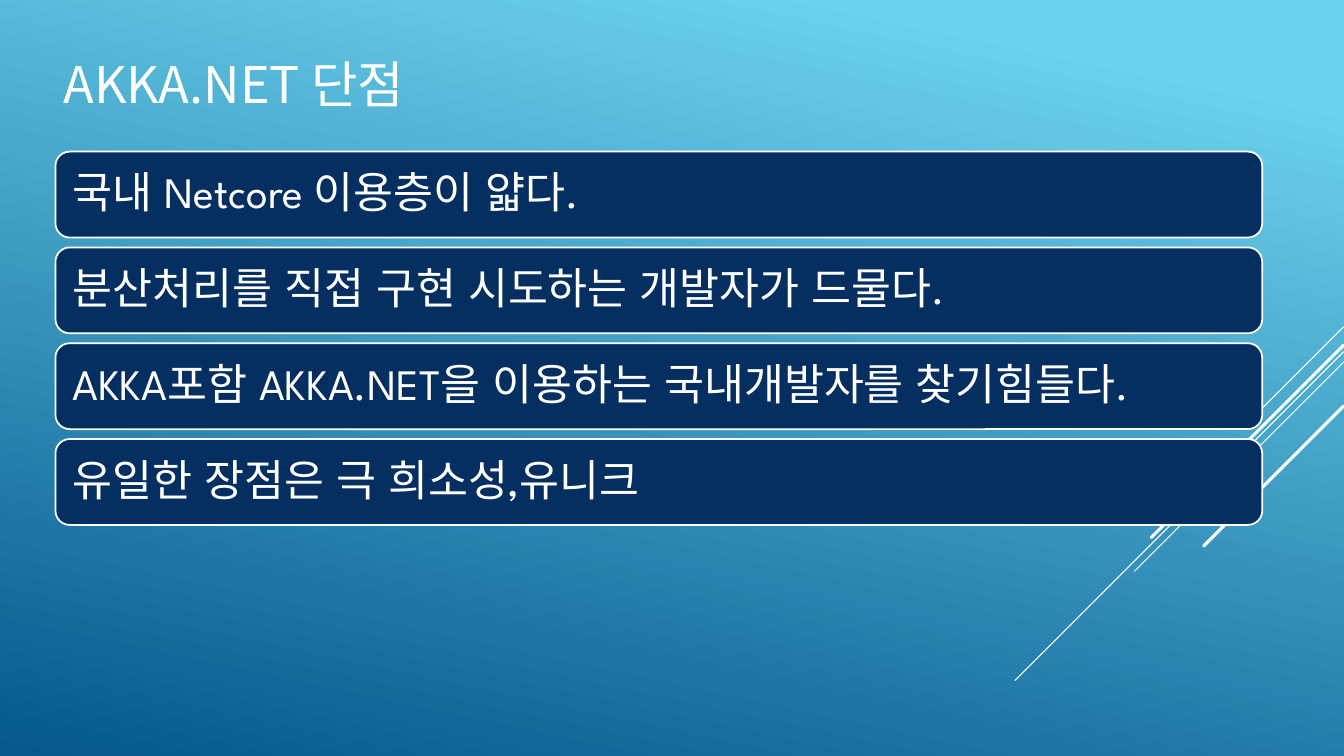
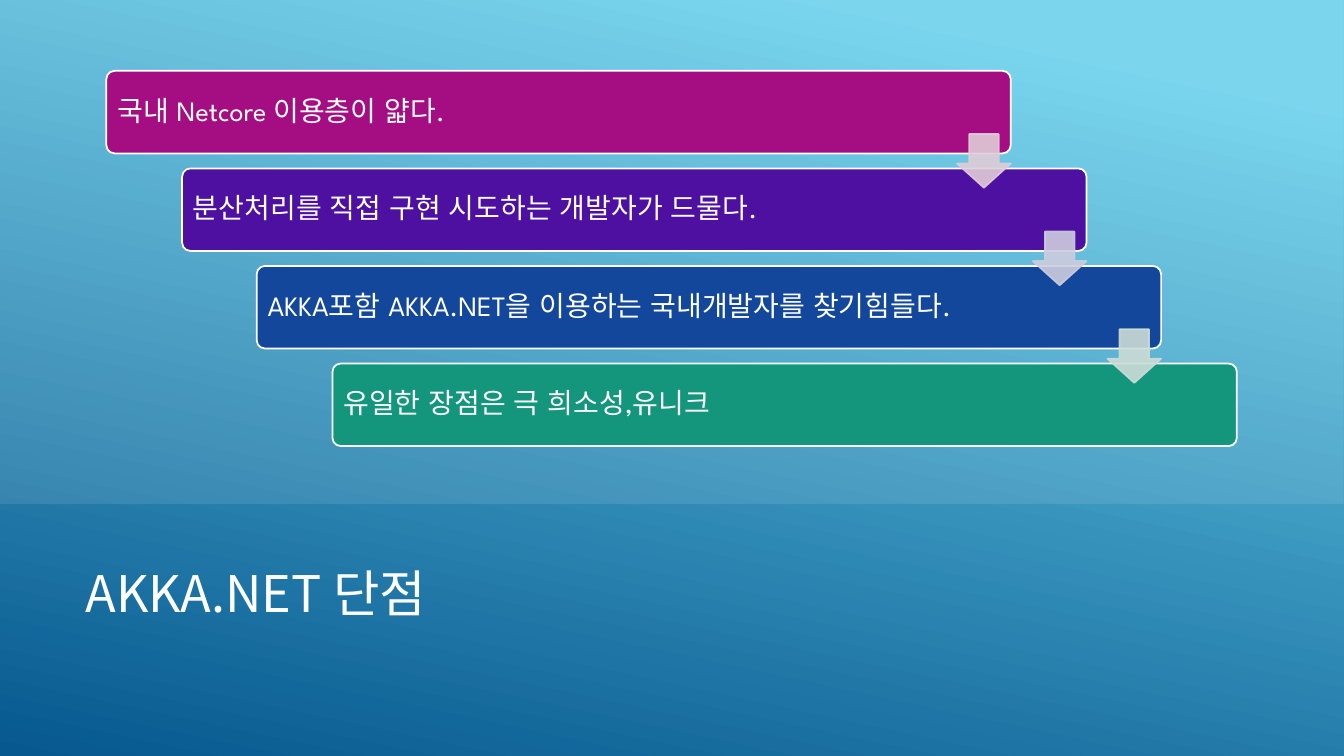
Before and after one commit to psmon/AkkaForNetCore, a slide deck: slide 6 of Doc/AKKA Introduce.pptx. Drawn at 1344x756 pixels with LibreOffice and Linux fonts; fonts in the diff are those of the drawing. Boxes give left, top, right and bottom in pixels: in the first picture for what was removed or moved away, otherwise in the second. Text is boxed around its words. In the diff, an @@ line names an element or a change of style, - is before the commit and + after.

```diff
--- a/Doc/AKKA Introduce.pptx
+++ b/Doc/AKKA Introduce.pptx
@@ background gradient #6ED2EB to #06588E to #FFFFFF @@
@@ rectangle added at [0,0,1344,756], fill gradient #6ED2EB to #06588E @@
@@ snip diag rect added at [0,0,1344,504], fill #FFFFFF at 10% opacity @@
@@ size 31 to 20 pt; less space between paragraphs in 4 elements at [268,292,951,319], [343,390,710,417], [193,195,757,221], [117,97,444,124] @@
@@ text "국내 Netcore 이용층이 얇다.": place and size @@
-text "국내 Netcore 이용층이 얇다." at [73,172,579,212]
+text "국내 Netcore 이용층이 얇다." at [117,97,444,124]
@@ rounded rectangle: place and size @@
-rounded rectangle at [55,151,1262,237]
+rounded rectangle at [182,168,1087,251]
@@ rounded rectangle at [182,168,1087,251]: fill #052F61 to #4D10A0; proportions changed @@
@@ text "분산처리를 직접 구현 시도하는 개발자가 ...": place and size @@
-text "분산처리를 직접 구현 시도하는 개발자가 ..." at [73,268,945,308]
+text "분산처리를 직접 구현 시도하는 개발자가 ..." at [193,195,757,221]
@@ rounded rectangle: place and size @@
-rounded rectangle at [55,247,1262,333]
+rounded rectangle at [257,266,1162,349]
@@ rounded rectangle at [257,266,1162,349]: fill #052F61 to #12479B; proportions changed @@
@@ text "AKKA포함 AKKA.NET을 이용하는 국내개발자를 찾기힘들다.": place and size @@
-text "AKKA포함 AKKA.NET을 이용하는 국내개발자를 찾기힘들다." at [73,363,1129,404]
+text "AKKA포함 AKKA.NET을 이용하는 국내개발자를 찾기힘들다." at [268,292,951,319]
@@ line (1344, 327) - (1243, 427): stroke #FFFFFF 0.75 pt to #000000 0.75 pt @@
@@ rounded rectangle removed at [55,344,1262,430] @@
@@ line (1344, 352) - (1015, 681): stroke #FFFFFF 0.75 pt to #000000 0.75 pt @@
@@ group added at [107,71,1237,447]: 3 down arrows, 2 rounded rectangles @@
@@ line (1344, 345) - (1151, 537): stroke #FFFFFF 2.25 pt to #000000 2.25 pt @@
@@ text "유일한 장점은 극 희소성,유니크": place and size @@
-text "유일한 장점은 극 희소성,유니크" at [73,460,639,501]
+text "유일한 장점은 극 희소성,유니크" at [343,390,710,417]
@@ line (1344, 362) - (1134, 572): stroke #FFFFFF 0.75 pt to #000000 0.75 pt @@
@@ line (1344, 406) - (1204, 546): stroke #FFFFFF 2.25 pt to #000000 2.25 pt @@
@@ rounded rectangle removed at [55,440,1262,525] @@
@@ title "AKKA.NET 단점": place and size @@
-title "AKKA.NET 단점" at [64,61,404,107]
+title "AKKA.NET 단점" at [86,570,426,616]
```
Also in this commit, not shown: 18 other slides changed, 1 slide added, 1 other file.
